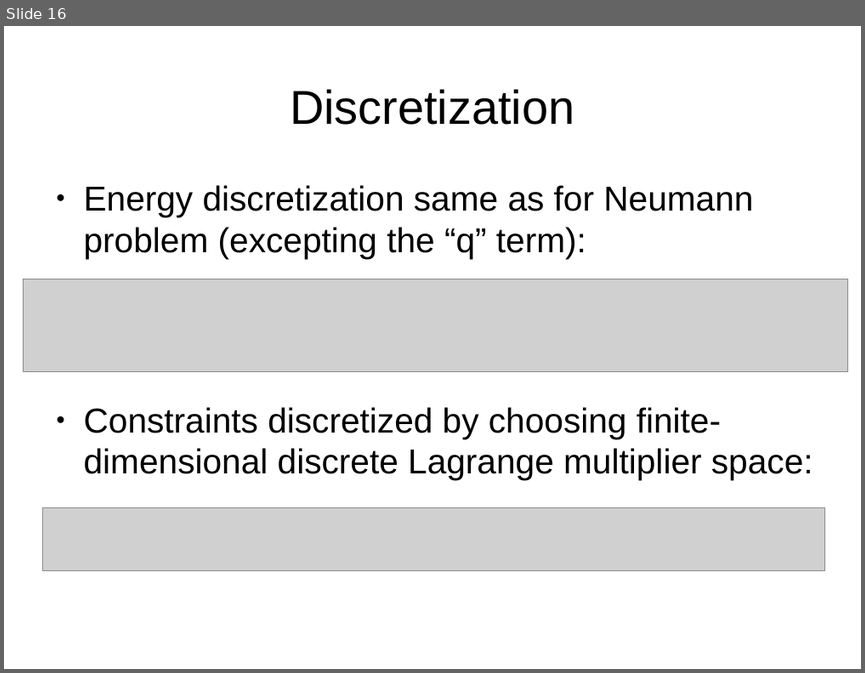
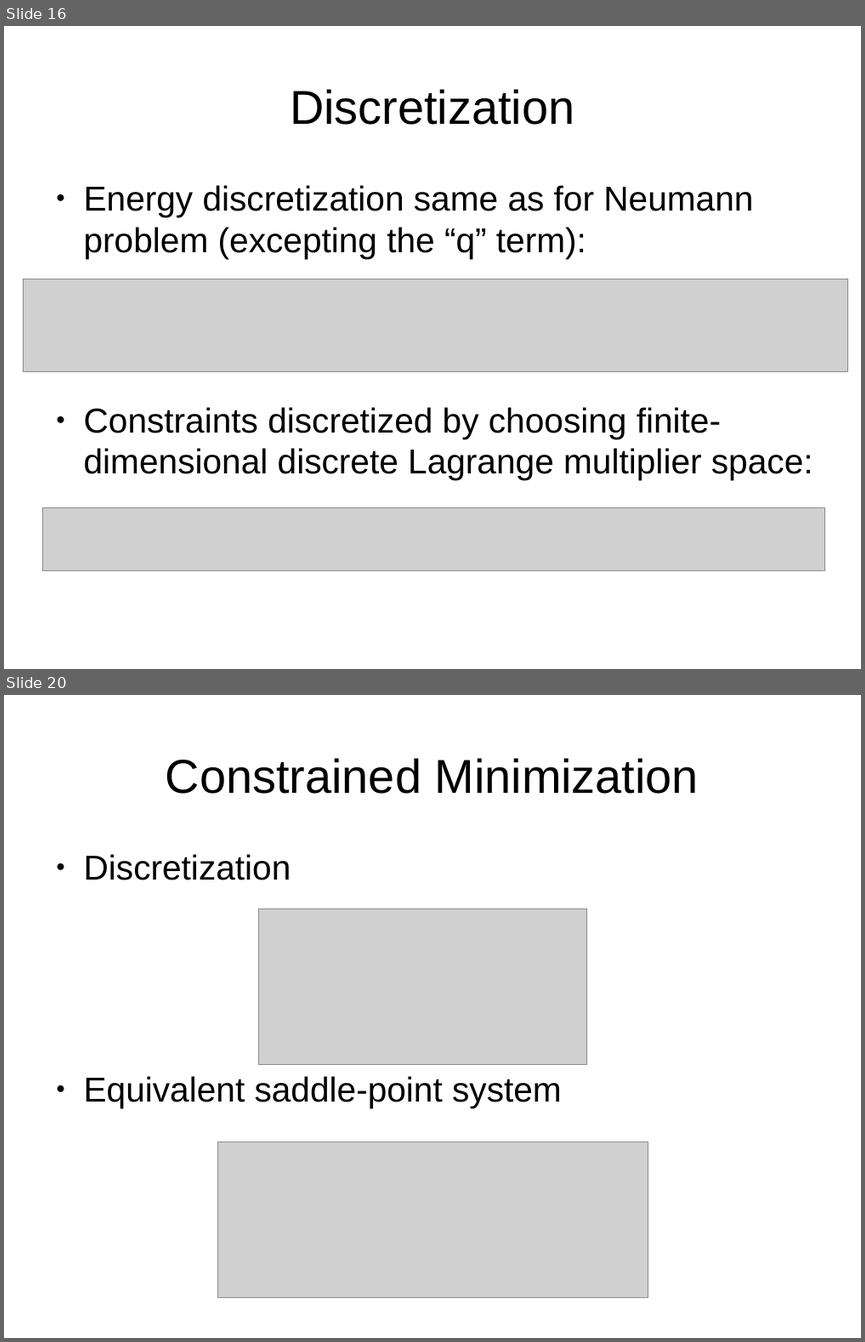
Before and after one commit to jhellrung/documents, a slide deck: presentations/sandia.2011.11.08/slides.odp. Shown one above the other, each under a label of ours: slide 16 before the commit, slides 16 and 20 after it; the slides between them are not shown. The pictures are 865x673 and 865x1342 pixels, drawn with LibreOffice and Linux fonts; fonts in the diff are those of the drawing; grey boxes stand for pictures. Boxes give left, top, right and bottom in pixels: in the first picture for what was removed or moved away, otherwise in the second. Text is boxed around its words. In the diff, an @@ line names an element or a change of style, - is before the commit and + after.

Commit message:
up to slide 20

```diff
--- a/presentations/sandia.2011.11.08/slides.odp
+++ b/presentations/sandia.2011.11.08/slides.odp
@@ slide 20 added at <box>4,695,861,1338</box>, background #FFFFFF @@
@@ title added at <box>166,758,698,794</box>, 44 pt, text #000000 @@
+Constrained Minimization
@@ text added at <box>84,854,291,880</box>, 32 pt, text #000000 @@
+● Discretization
@@ picture added at <box>259,909,587,1064</box> @@
@@ text added at <box>84,1076,562,1107</box>, 32 pt, text #000000 @@
+● Equivalent saddle-point system
@@ picture added at <box>218,1142,648,1298</box> @@
```
Also in this commit, not shown: 10 slides changed, 1 other slide added.
